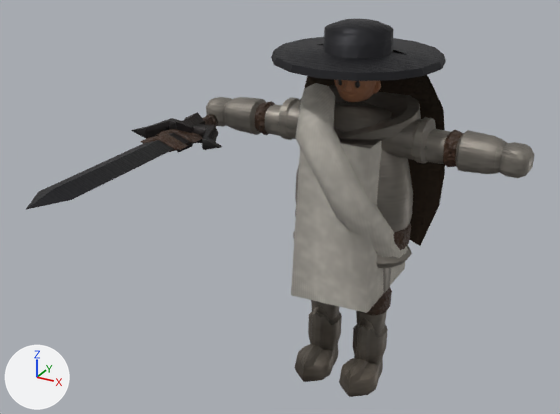
Renders of the glTF model csharp/Unciv.Godot/Packs/units/models/unit/Landsknecht.glb from each side of a commit.
One viewpoint serves both versions: a 50 mm lens placed at (0.662, -1.557, 1.196), pointed at (-0.079, -0.21, 0.523). The lights are fixed; the arrows at lower left show +X, +Y and +Z. The first picture is the older version. Where no turn or scale is listed for an object, it has been applied to the vertices. Vertices at exactly the same position are counted once.

Names of what the first picture shows: '2H_Sword', 'Knight_Cape', 'Warrior'.
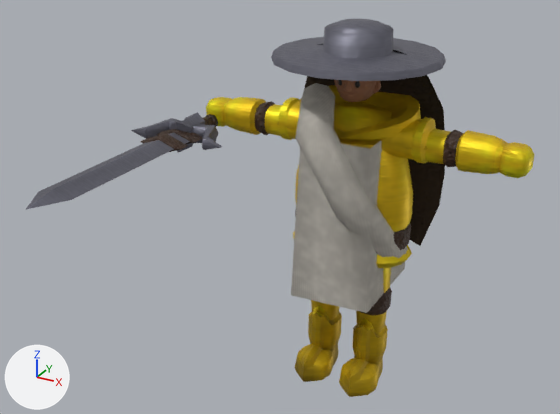
Pixel boxes (x1, y1, x2, y2) of what changed, in the pictures (560 x 414 px):
part 1 of me_mesh_skinned, recoloured
    both: (206, 85, 534, 391)
part 2 of me_mesh_skinned, recoloured (lighter)
    both: (271, 19, 446, 397)
part 3 of me_mesh_2h_sword, recoloured
    both: (172, 117, 215, 127)
part 4 of me_mesh_2h_sword, recoloured (dark grey to grey)
    both: (26, 113, 222, 209)
part 5 of me_mesh_2h_sword, recoloured (lighter)
    both: (170, 112, 207, 141)

The change, as a list of edits to the scene's bpy script:
```text
Change me_mesh_skinned:
    where me_mesh_skinned.from_pydata(...)  # 2525 vertices, 4704 faces; spans x -0.394..0.394, y -0.192..0.187, z 0.011..0.904
    used by ob_warrior; location = (0.0, 0.0, -0.011)
    me_mesh_skinned part 1: 2095 faces centred in x -0.394..0.394, y -0.097..0.104, z 0.041..0.734 are repainted in the vertex colours; the middle colour goes from grey #8d877f to yellow #ffd616
    me_mesh_skinned part 2: 987 faces centred in x -0.254..0.321, y -0.185..0.18, z 0.012..0.902 are repainted in the vertex colours; the middle colour goes from brown #6c655a to yellow #cba80d
Change me_mesh_2h_sword:
    where me_mesh_2h_sword.from_pydata(...)  # 216 vertices, 412 faces; spans x -0.126..0.126, y -0.59..0.121, z -0.037..0.037
    used by ob_2h_sword; location = (-0.364, -0.059, 0.626)
    me_mesh_2h_sword part 3: 111 faces centred in x -0.045..0.045, y -0.1..0.117, z -0.03..0.03 are repainted in the vertex colours; the middle colour goes from brown #322a22 to grey #757581
    me_mesh_2h_sword part 4: 114 faces centred in x -0.112..0.112, y -0.54..0.097, z -0.031..0.031 are repainted in the vertex colours; the middle colour goes from dark grey #322e2e to grey #7d7d89
    me_mesh_2h_sword part 5: 59 faces centred in x -0.05..0.05, y -0.139..0.118, z -0.031..0.031 are repainted in the vertex colours; the middle colour goes from brown #322a22 to grey #787884
```
